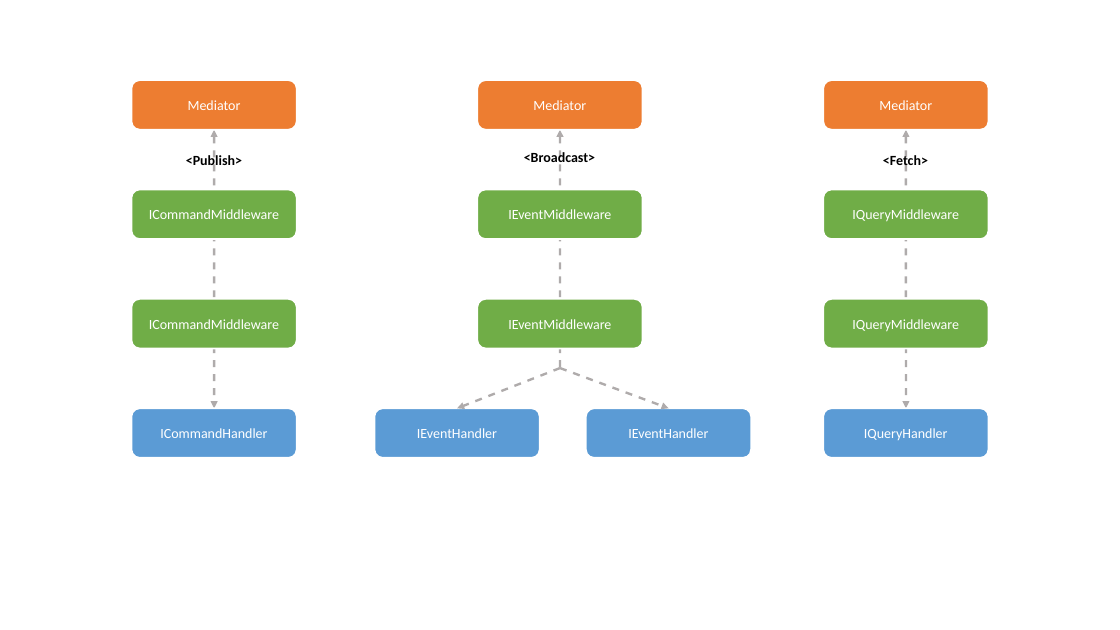
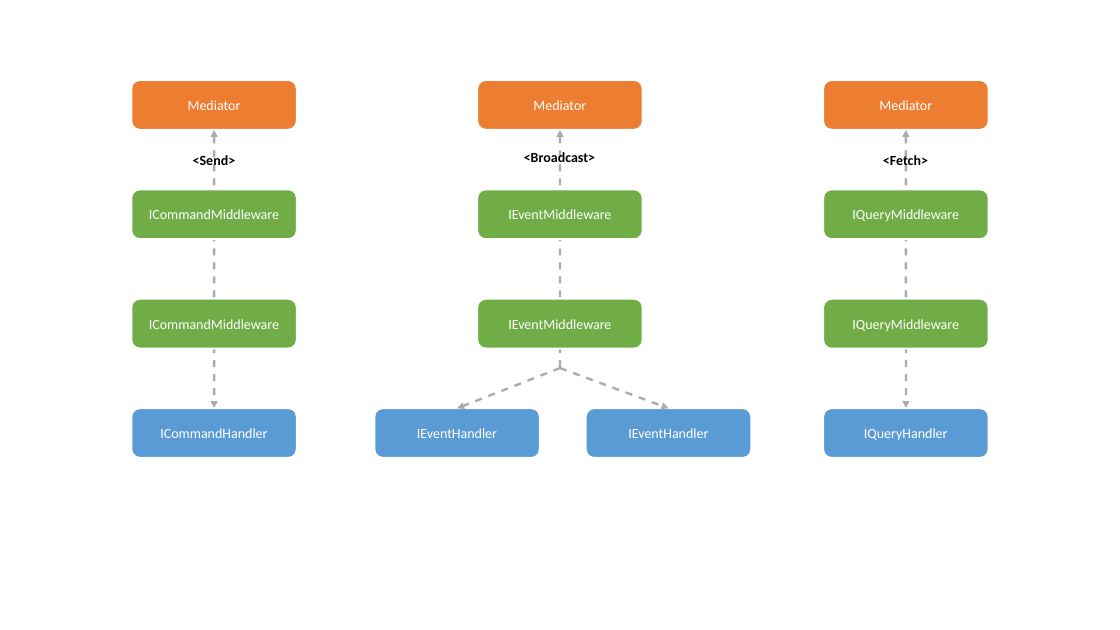
Before and after one commit to simplesoft-pt/Mediator, a slide deck: slide 1 of resources/Lifecycle.odp. Drawn at 1120x630 pixels with LibreOffice and Linux fonts; fonts in the diff are those of the drawing. Boxes give left, top, right and bottom in pixels: in the first picture for what was removed or moved away, otherwise in the second. Text is boxed around its words. In the diff, an @@ line names an element or a change of style, - is before the commit and + after.

```diff
--- a/resources/Lifecycle.odp
+++ b/resources/Lifecycle.odp
@@ text at bbox=[193, 153, 236, 169]: text changed @@
-<Publish>
+<Send>
```
Also in this commit, not shown: 1 other file.
